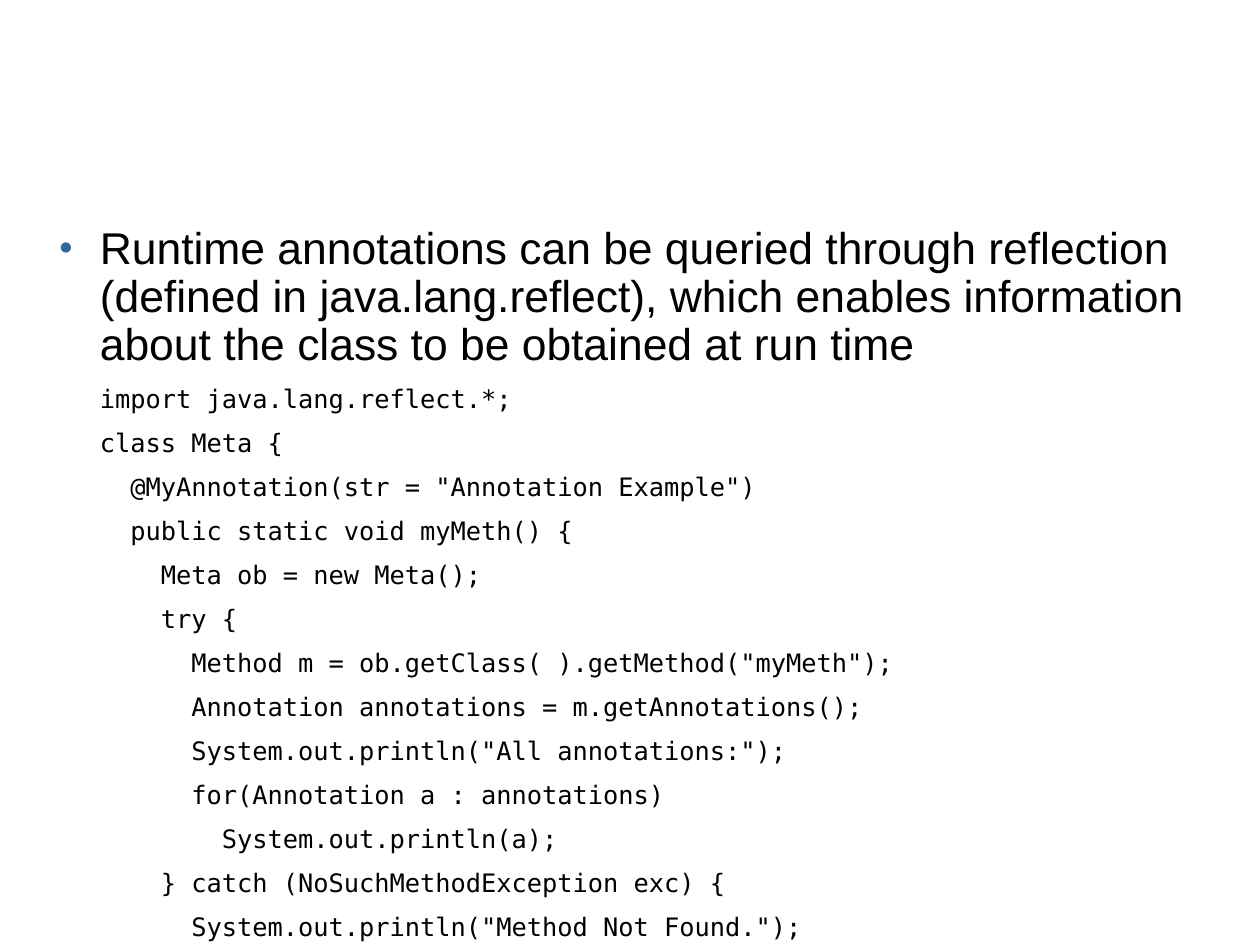
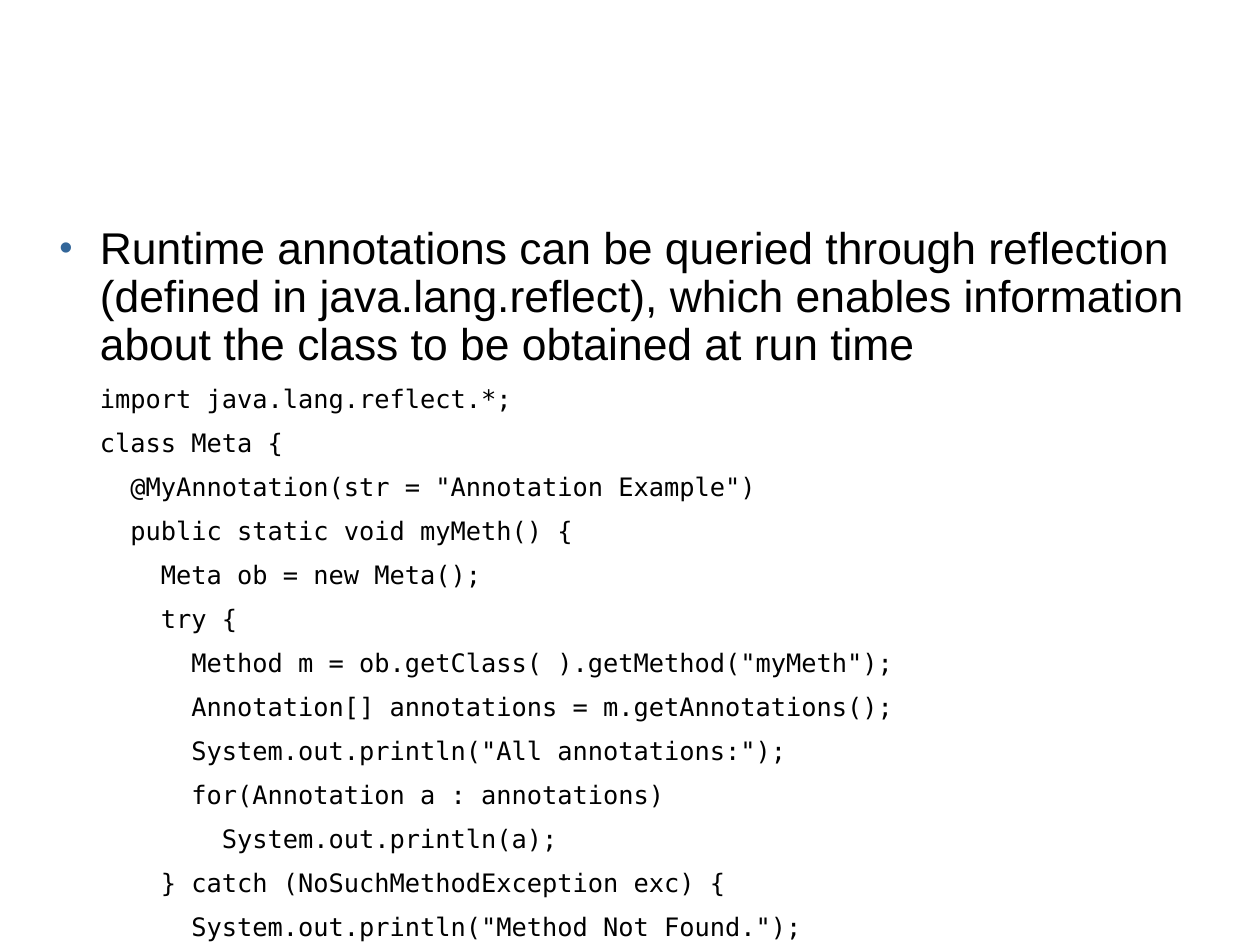
Before and after one commit to ITC-Vanadzor/ITC-7, a slide deck: slide 6 of Presentations/Java/java_annotations.odp. Drawn at 1260x945 pixels with LibreOffice and Linux fonts; fonts in the diff are those of the drawing; background and template pictures are left out. Boxes give left, top, right and bottom in pixels: in the first picture for what was removed or moved away, otherwise in the second. Text is boxed around its words. In the diff, an @@ line names an element or a change of style, - is before the commit and + after.

```diff
--- a/Presentations/Java/java_annotations.odp
+++ b/Presentations/Java/java_annotations.odp
@@ text at box(191, 696, 893, 722): text changed @@
-Annotation annotations = m.getAnnotations();
+Annotation[] annotations = m.getAnnotations();
```
Also in this commit, not shown: 1 other slide changed.
